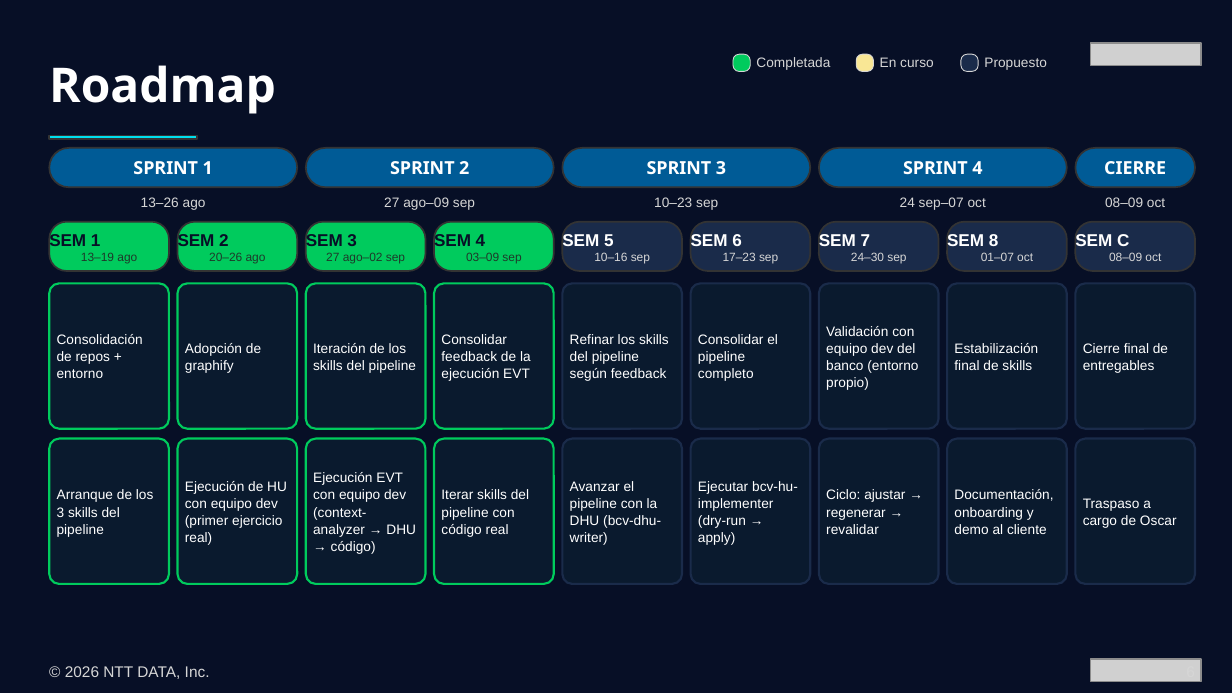
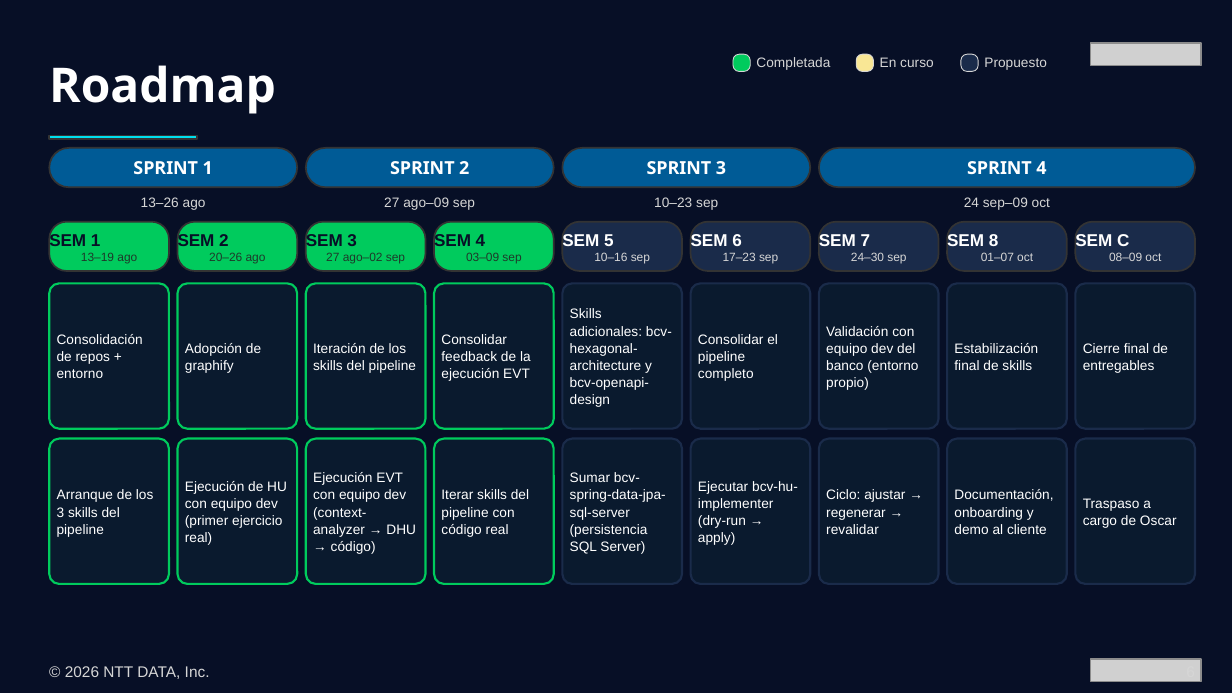
Before and after one commit to Jose-Mejia-NTT/skills-assi-comercial, a slide deck: slide 6 of presentations/presentacion-ejecutiva-skills-ia-bcv-resumen.pptx. Drawn at 1232x693 pixels with LibreOffice and Linux fonts; fonts in the diff are those of the drawing; grey boxes stand for pictures. Boxes give left, top, right and bottom in pixels: in the first picture for what was removed or moved away, otherwise in the second. Text is boxed around its words. In the diff, an @@ line names an element or a change of style, - is before the commit and + after.

Commit message:
docs: update executive presentation with revised roadmap and additional skills

```diff
--- a/presentations/presentacion-ejecutiva-skills-ia-bcv-resumen.pptx
+++ b/presentations/presentacion-ejecutiva-skills-ia-bcv-resumen.pptx
@@ text "SPRINT 4": place and size @@
-text "SPRINT 4" at (903,161,982,175)
+text "SPRINT 4" at (967,161,1046,175)
@@ rounded rectangle: place and size @@
-rounded rectangle at (819,148,1067,187)
+rounded rectangle at (819,148,1195,187)
@@ rounded rectangle removed at (1076,148,1195,187) @@
@@ text removed at (1104,161,1166,174) @@
-CIERRE
@@ text at (964,197,1050,210): text changed @@
-24 sep–07 oct
+24 sep–09 oct
@@ text removed at (1105,197,1165,207) @@
-08–09 oct
@@ text at (570,308,672,407): text changed @@
-Refinar los skills del pipeline según feedback
+Skills adicionales: bcv-hexagonal-architecture y bcv-openapi-design
@@ text at (570,472,666,554): text changed @@
-Avanzar el pipeline con la DHU (bcv-dhu-writer)
+Sumar bcv-spring-data-jpa-sql-server (persistencia SQL Server)
```
Also in this commit, not shown: 2 other slides changed, 5 other files.
